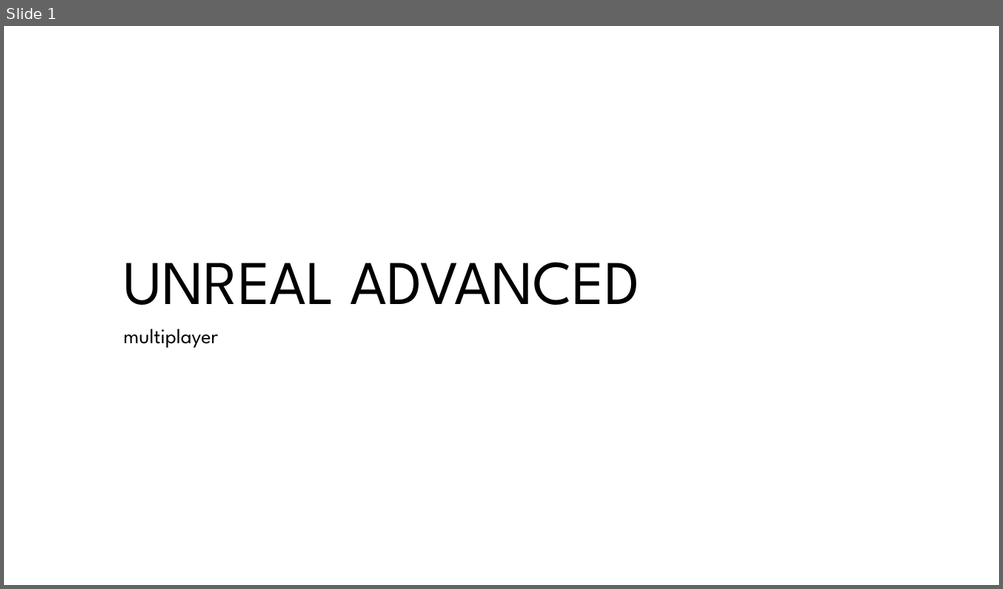
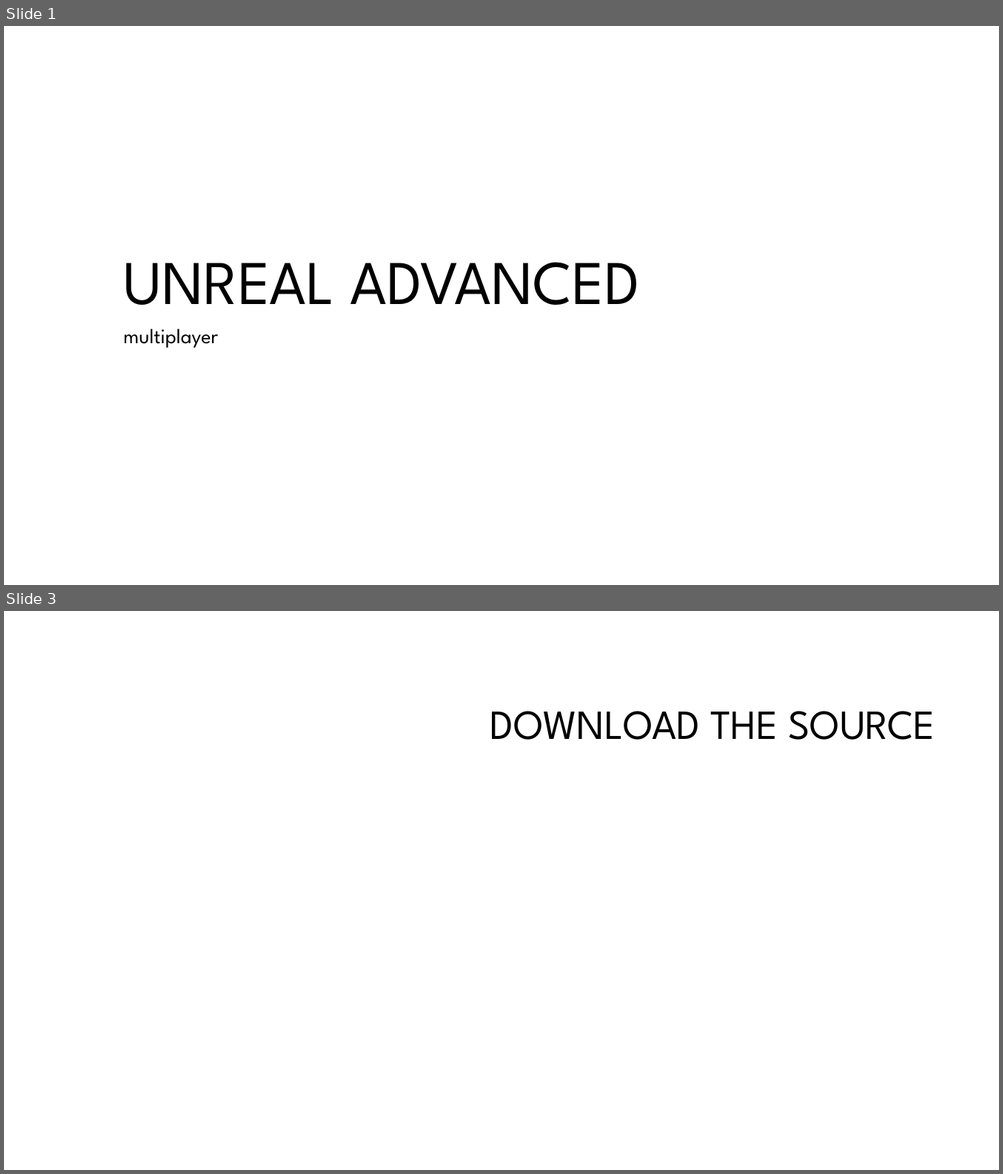
Before and after one commit to Koous61/unreal-course, a slide deck: Multiplayer[3].pptm. Shown one above the other, each under a label of ours: slide 1 before the commit, slides 1 and 3 after it; the slides between them are not shown. The pictures are 1003x589 and 1003x1174 pixels, drawn with LibreOffice and Linux fonts; fonts in the diff are those of the drawing; background and template pictures are left out. Boxes give left, top, right and bottom in pixels: in the first picture for what was removed or moved away, otherwise in the second. Text is boxed around its words. In the diff, an @@ line names an element or a change of style, - is before the commit and + after.

```diff
--- a/Multiplayer[3].pptm
+++ b/Multiplayer[3].pptm
@@ slide 3 added at (4, 611, 999, 1170), background #FFFFFF @@
@@ title added at (490, 711, 935, 740), 40 pt, text #000000 @@
+DOWNLOAD THE SOURCE
```
Also in this commit, not shown: 1 slide changed, 13 other slides added, 1 slide removed.
